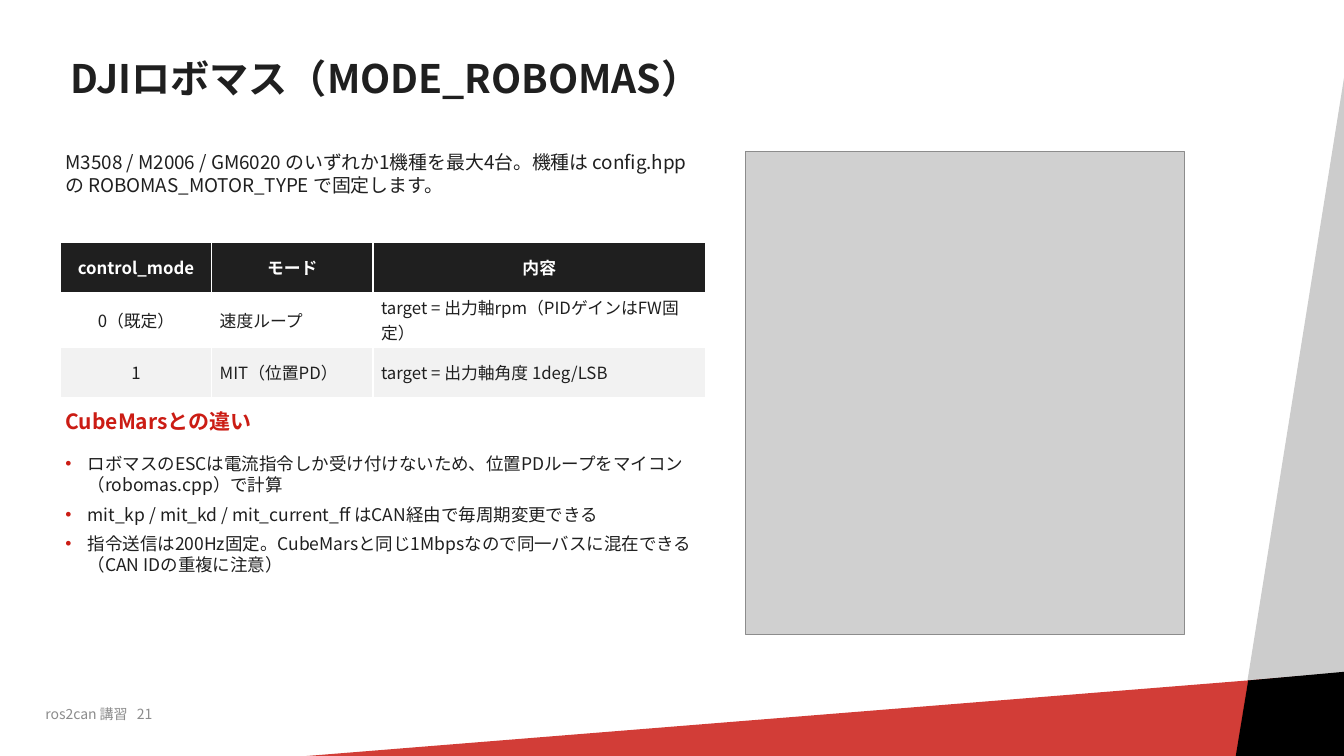
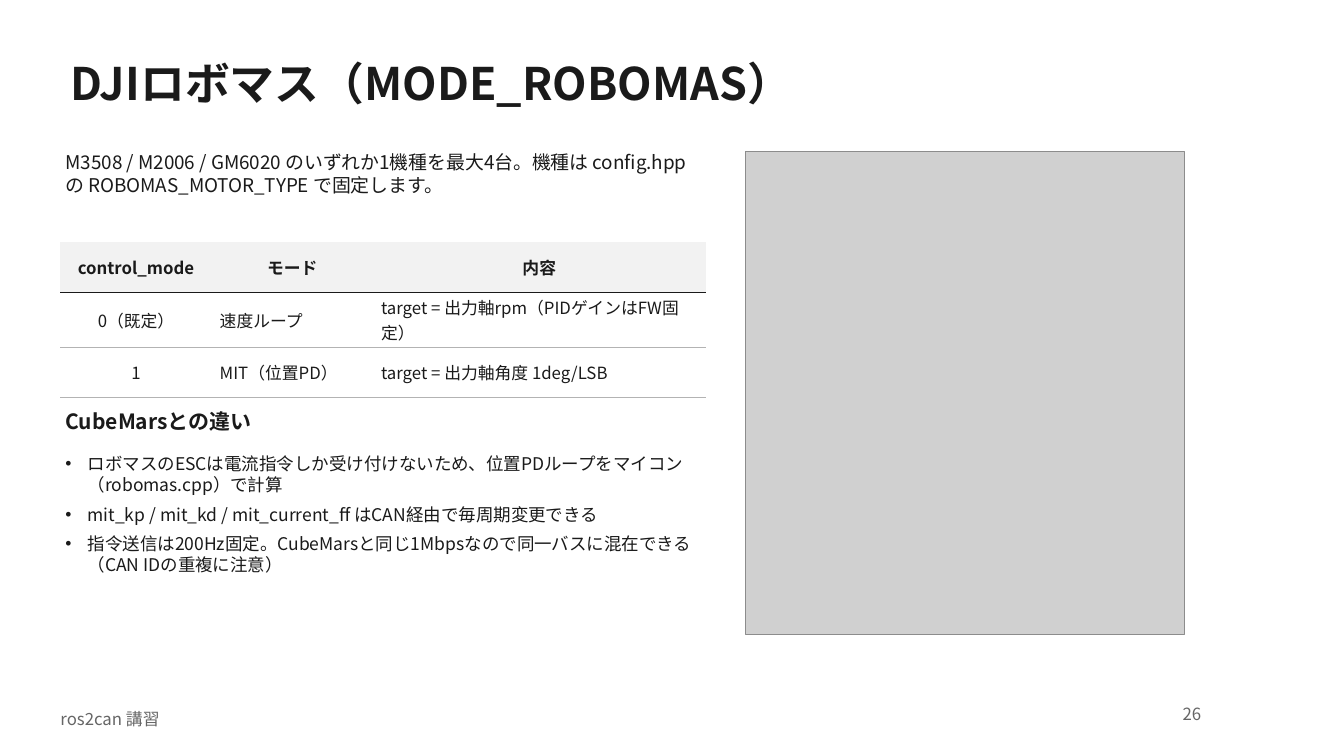
Before and after one commit to RRST-NHK-Project/ros2can, a slide deck: slide 26 of pptx/ros2can講習.pptx (slide 21 before the commit). Drawn at 1344x756 pixels with LibreOffice and Linux fonts; fonts in the diff are those of the drawing; grey boxes stand for pictures; background and template pictures are left out. Boxes give left, top, right and bottom in pixels: in the first picture for what was removed or moved away, otherwise in the second. Text is boxed around its words. In the diff, an @@ line names an element or a change of style, - is before the commit and + after.

```diff
--- a/pptx/ros2can講習.pptx
+++ b/pptx/ros2can講習.pptx
@@ rectangle removed at [1136,18,1344,756] @@
@@ title "DJIロボマス（MODE_ROBOMAS）" at [71,61,793,107]: size 28 to 32 pt, text colour #1F1F1F to #1A1A1A; line spacing 0.9 to 1 @@
@@ text "M3508 / M2006 / GM6020 ..." at [65,153,687,195]: text colour #1F1F1F to #1A1A1A @@
@@ table at [60,242,706,393] @@
@@ fill #1F1F1F to #F2F2F2 in row 1 @@
@@ fill #FFFFFF to none in row 2 @@
@@ fill #F2F2F2 to none in row 3 @@
@@ text colour #FFFFFF to #1A1A1A in "control_mode", "モード", "内容" @@
@@ text colour #1F1F1F to #1A1A1A in "0（既定）", "速度ループ", "target = 出力軸rpm（PIDゲインはFW固定）", "1" and 2 more places @@
@@ borders changed @@
@@ text "CubeMarsとの違い" at [65,411,251,431]: text colour #CB1C14 to #1A1A1A @@
@@ text "ロボマスのESCは電流指令しか受け付けないため、位置PDループをマイコン（robomas.cpp）で計算" at [88,455,692,573]: text colour #1F1F1F to #1A1A1A; bullet colour #CB1C14 to #1A1A1A @@
@@ rectangle removed at [57,666,1344,756] @@
@@ parallelogram removed at [1218,666,1344,756] @@
@@ text removed at [45,707,153,720] @@
-ros2can 講習 21
@@ text added at [60,711,160,727], 12 pt, text #666666 @@
+ros2can 講習
@@ page number added at [1183,707,1202,720], 12 pt, text #666666 @@
+26
```
Also in this commit, not shown: 22 other slides changed, 12 slides added, 5 other files.
